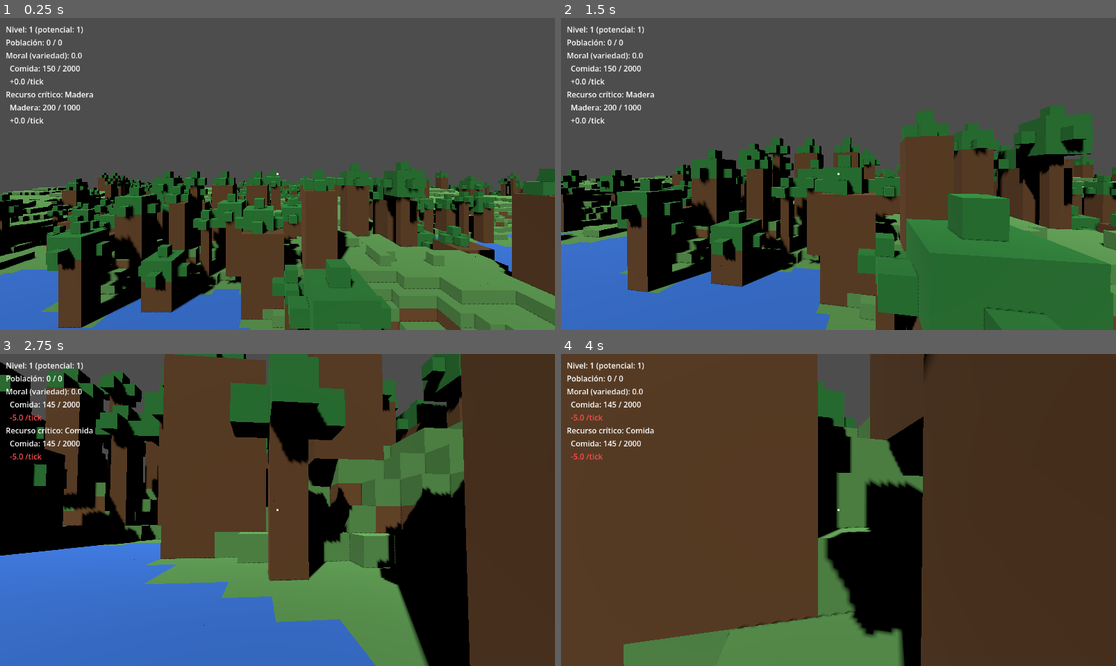
Above: before the commit, frames 1-4 (two rows, left to right).
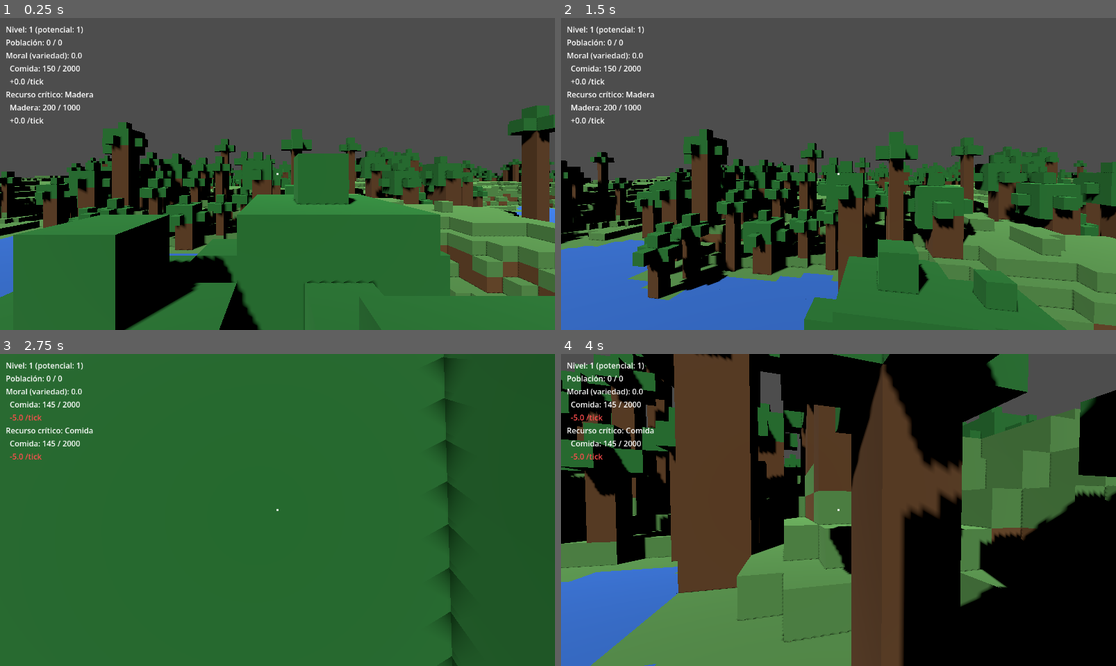
Above: after the commit, the same moments.

Repository: gigalipa/craft-to-nation
Game: Godot game, scene res://scenes/Main.tscn
Same seed, same stepped clock (60 frames per second), same inputs: the game is played once before the commit and once after it.
Inputs (mouse positions are in pixels of both pictures, inside the frame that each line leads up to):
- Up to frame 1 (0.25 s): no input
- Up to frame 2 (1.5 s): tap Enter at 0.5 s; move the mouse to (866, 174) at 0.52 s; hold Shift 0.53-1.28 s; hold W from 0.53 s (still down); click (866, 174) at 0.67 s; tap Space at 0.77 s; move the mouse to (810, 174) at 1.27 s; tap Ctrl at 1.35 s
- Up to frame 3 (2.75 s): keep holding W; tap Space at 1.52 s; move the mouse to (288, 503) at 2.02 s; hold Q from 2.03 s (still down)
- Up to frame 4 (4 s): keep holding W; move the mouse to (832, 516) at 2.77 s; release Q at 2.78 s; tap E at 2.85 s; click (832, 516) at 2.92 s; tap Space at 3.02, 3.77 s; move the mouse to (877, 513) at 3.52 s; tap 1 at 3.6 s

The runs differ from the first frame. In frame 1, 43% of the frame differs, in the area x 0-100%, y 28-100%; in frame 2, 35%; in frame 3, 93%, in the area x 0-100%, y 0-100%; in frame 4, 77%.

Commit message:
fix: reducir tronco a 1-2 columnas y proporcionar la copa al tronco
Los troncos de 3-4 columnas de lado seguían siendo exageradamente
anchos. Se reduce LADO_TRONCO_MAX de 4 a 2, y el radio de follaje deja
de tener un rango propio [1,2] independiente (que a veces dejaba copas
más angostas que el tronco que sostenían) — ahora es proporcional al
lado del tronco (radio_follaje = lado_tronco), placeholder simple hasta
que esta relación varíe por tipo de bioma.

Co-Authored-By: Claude Sonnet 5 <noreply@anthropic.com>
Claude-Session: https://claude.ai/code/session_01HPFtVtJrZaGuihfR5DVmS6

Diff:
--- a/godot/scripts/GeneradorArbol.gd
+++ b/godot/scripts/GeneradorArbol.gd
@@ -10,9 +10,7 @@
 const ALTURA_TRONCO_MIN := 3
 const ALTURA_TRONCO_MAX := 8
 const LADO_TRONCO_MIN := 1
-const LADO_TRONCO_MAX := 4
-const RADIO_FOLLAJE_MIN := 1
-const RADIO_FOLLAJE_MAX := 2
+const LADO_TRONCO_MAX := 2
 
 var _siguiente_id := 0
 var _arboles: Dictionary = {}  # int -> {"celdas": Array, "salud": int}
@@ -27,10 +25,17 @@
 func _elegir_parametros(semilla_arbol: int) -> Dictionary:
 	var rng := RandomNumberGenerator.new()
 	rng.seed = semilla_arbol
+	var altura_tronco: int = rng.randi_range(ALTURA_TRONCO_MIN, ALTURA_TRONCO_MAX)
+	var lado_tronco: int = rng.randi_range(LADO_TRONCO_MIN, LADO_TRONCO_MAX)
+	# El radio de follaje es proporcional al lado del tronco (no un rango
+	# propio independiente) para que la copa nunca quede más angosta que
+	# el tronco que la sostiene — placeholder simple; a futuro esta
+	# relación podrá variar por tipo de bioma (selva húmeda vs. sabana).
+	var radio_follaje: int = lado_tronco
 	return {
-		"altura_tronco": rng.randi_range(ALTURA_TRONCO_MIN, ALTURA_TRONCO_MAX),
-		"lado_tronco": rng.randi_range(LADO_TRONCO_MIN, LADO_TRONCO_MAX),
-		"radio_follaje": rng.randi_range(RADIO_FOLLAJE_MIN, RADIO_FOLLAJE_MAX),
+		"altura_tronco": altura_tronco,
+		"lado_tronco": lado_tronco,
+		"radio_follaje": radio_follaje,
 	}
 
 
--- a/godot/scripts/GeneradorArbolTest.gd
+++ b/godot/scripts/GeneradorArbolTest.gd
@@ -122,4 +122,11 @@
 		assert(medida["lado_tronco"] == lado_recuperado)
 	print("OK: medir_pisada() predice exactamente la altura y el lado de tronco que generar_forma_aleatoria() produce para la misma semilla.")
 
-	print("\n=== Las 9 pruebas de GeneradorArbol pasaron correctamente ===")
+	print("\n=== TEST 10: el radio de follaje es proporcional al lado del tronco (nunca más angosto) ===")
+	var gen_proporcion: RefCounted = GeneradorArbolScript.new()
+	for semilla in [1, 2, 3, 42, 999, 123456]:
+		var medida: Dictionary = gen_proporcion.medir_pisada(semilla)
+		assert(medida["radio_follaje"] == medida["lado_tronco"])
+	print("OK: radio_follaje == lado_tronco en todas las semillas muestreadas — la copa nunca queda más angosta que el tronco.")
+
+	print("\n=== Las 10 pruebas de GeneradorArbol pasaron correctamente ===")
Not shown, changed: PoC_5/Documento Técnico de Desarrollo_ PoC 5 - Mundo Procedural y Puestos de Recolección.md
Not shown, changed: docs/superpowers/specs/2026-09-09-arboles-procedurales-design.md
